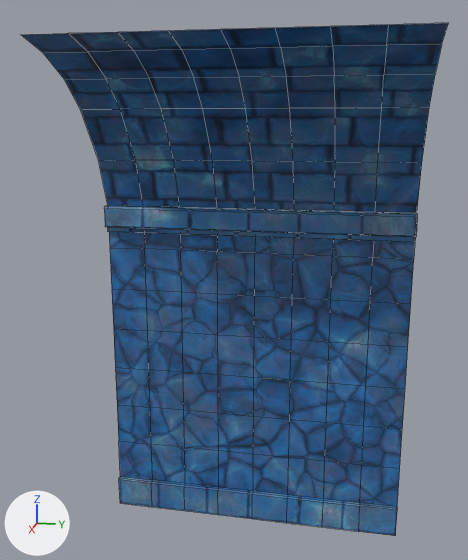
A saved change to the FBX model Stealth Puzzler/Assets/Models/Environments/Structural Assets/Wall.fbx.
Rendered twice from a 50 mm lens placed at (12.28, -19.96, 8.32), pointed at (1.33, -22.15, 5.58). The lights are fixed; the arrows at lower left show +X, +Y and +Z. Mesh edges are drawn as thin lines. Vertices at the same position are counted once.

Objects in the first picture: 'Wall'.
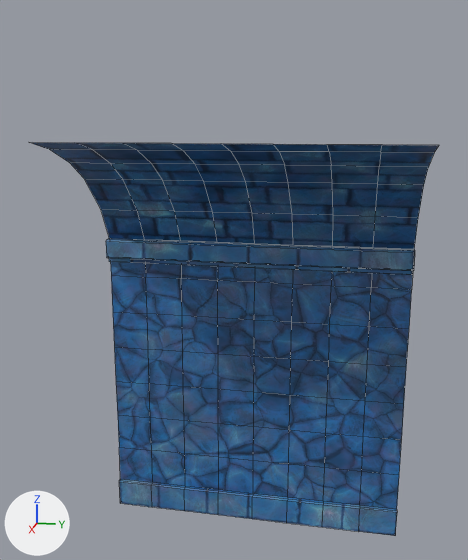
The change, as a diff of the scene's bpy script:
```diff
--- a/Stealth Puzzler/Assets/Models/Environments/Structural Assets/Wall.fbx.py
+++ b/Stealth Puzzler/Assets/Models/Environments/Structural Assets/Wall.fbx.py
@@ me_plane_035 @@
 # used by ob_wall; location = (0.0, -22.0, 0.0); rotation_euler = (1.571, 0.0, 0.0), in degrees (90, 0, 0); scale = (0.01, 0.01, 0.01)
-me_plane_035.from_pydata(...)  # 169 vertices, 136 faces; spans x 0.0..300.0, y 0.0..954.0, z -300.0..300.0
+me_plane_035.from_pydata(...)  # 178 vertices, 136 faces; spans x 0.0..300.0, y 0.0..890.0, z -300.0..300.0
+# me_plane_035 part 1: a new loose piece of 54 vertices spanning x 0.0..300.0, y 667.0..890.0, z -300.0..300.0, in mat_stonewallregular (picture img_bluestone_wall_basecolor_png_001)
+# me_plane_035 part 2
+# 45 vertices are removed from x 36.0..300.0, y 760.0..954.0, z -300.0..300.0
+# 40 faces are deleted
 me_plane_035.materials.append(mat_stonewall)
@@ ob_wall @@
 ob_wall.rotation_euler = (1.571, 0.0, 0.0)  # degrees (90, 0, 0)
-ob_wall.scale = (0.01, 0.01, 0.01)
+ob_wall.scale = (0.01, 0.00899, 0.01)
```

Where the change shows, as pixel boxes (x1, y1, x2, y2) in the pictures (468 x 560 px):
'Wall', reshaped, rescaled (23% shorter)
    before: (22, 23, 448, 536)
    after: (29, 142, 439, 536)
part 1 of me_plane_035, added (blue)
    after: (29, 142, 439, 249)
part 2 of me_plane_035, deleted (blue)
    before: (22, 23, 448, 213)
